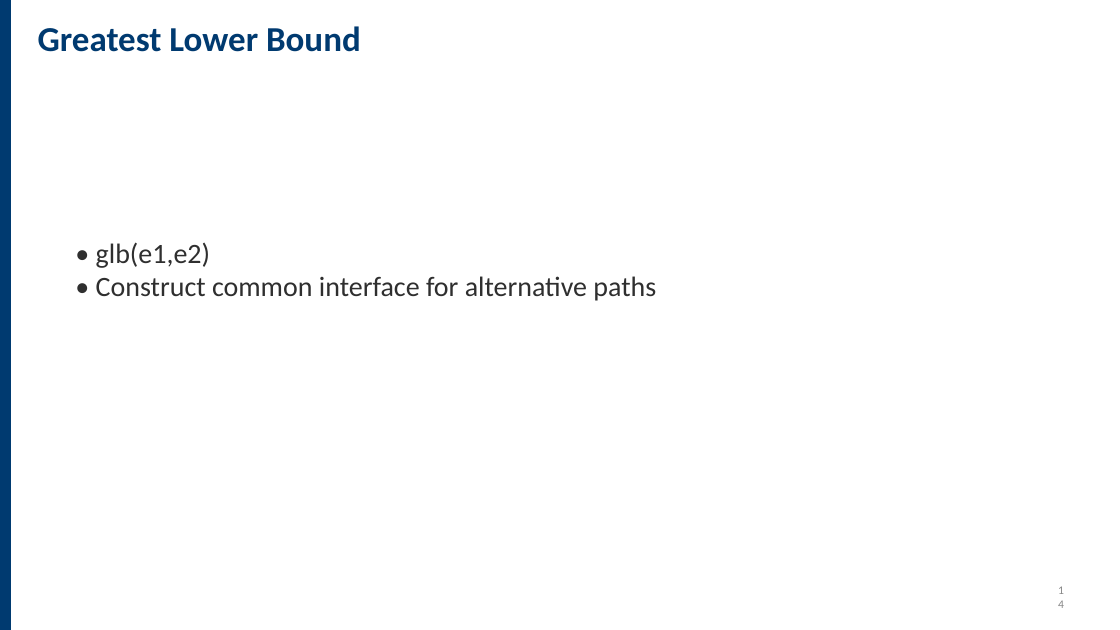
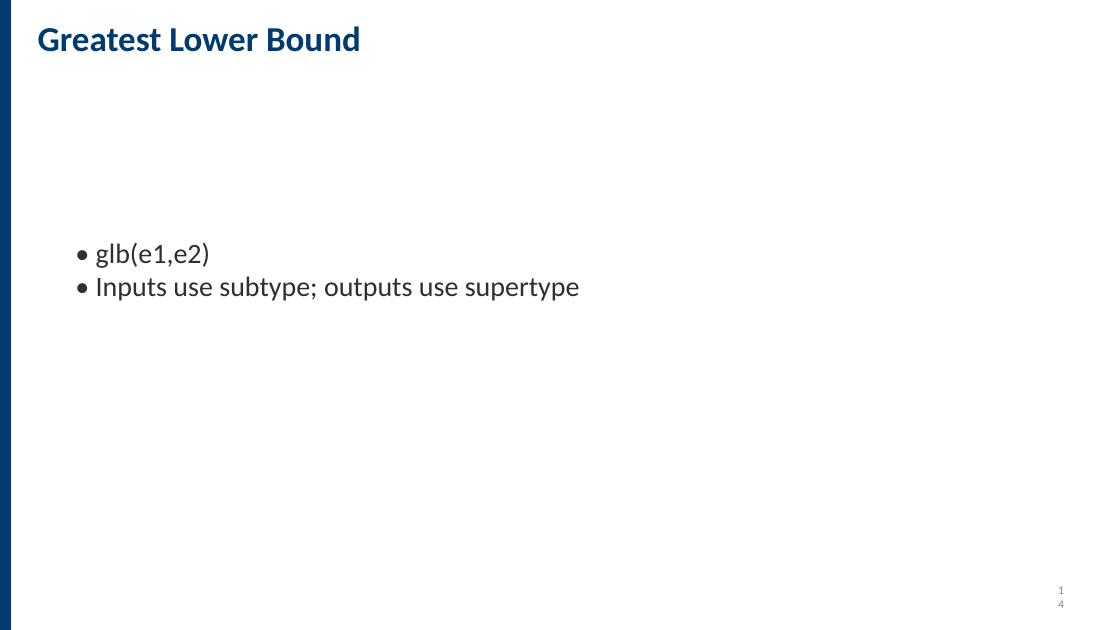
Before and after one commit to jpoial/evaluator, a slide deck: slide 14 of mustand.pptx. Drawn at 1120x630 pixels with LibreOffice and Linux fonts; fonts in the diff are those of the drawing. Boxes give left, top, right and bottom in pixels: in the first picture for what was removed or moved away, otherwise in the second. Text is boxed around its words. In the diff, an @@ line names an element or a change of style, - is before the commit and + after.

```diff
--- a/mustand.pptx
+++ b/mustand.pptx
@@ text at (96, 276, 580, 301): text changed @@
-• Construct common interface for alternative paths
+• Inputs use subtype; outputs use supertype
```
Also in this commit, not shown: 3 other slides changed, 18 other files.
